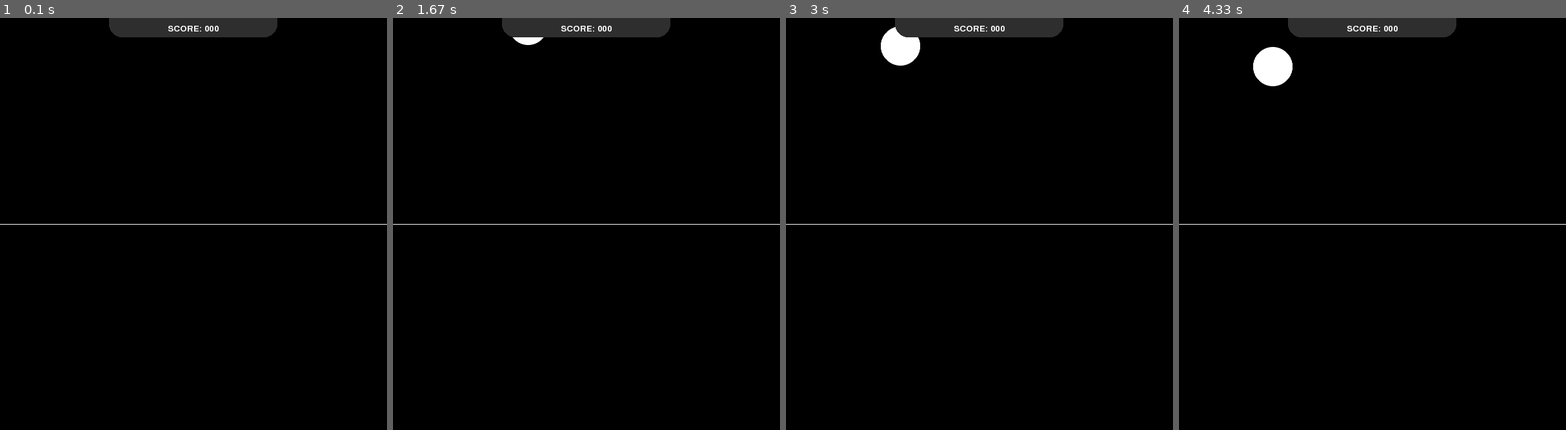
Above: before the commit, frames 1-4 (left to right).
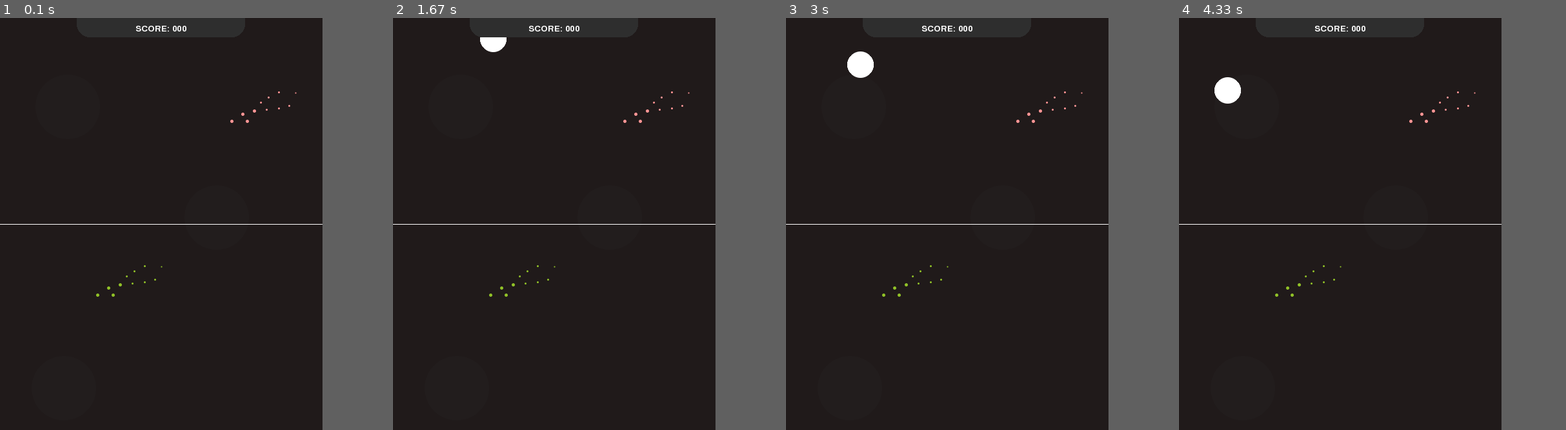
Above: after the commit, the same moments.

Repository: marcos-development-business/pygame-simple-game
Game: pygame game, started from run.py
Same seed, same stepped clock (60 frames per second), same inputs: the game is played once before the commit and once after it.
Inputs:
- Up to frame 1 (0.1 s): no input
- Up to frame 2 (1.67 s): no input
- Up to frame 3 (3 s): no input
- Up to frame 4 (4.33 s): no input
In our replay, the window is 600x640 before the commit and 500x640 after it. These sizes can differ from the game's own. Grey fills any space a smaller window leaves; there, only what the larger window draws over its background counts as a difference.

The runs differ from the first frame. In frame 1, 81% of the frame differs, in the area x 0-100%, y 0-100%; in frame 2, 81%; in frame 3, 81%; in frame 4, 81%.

Commit message:
add game background

Diff:
--- a/constants.py
+++ b/constants.py
@@ -4,13 +4,12 @@
     display.init()
 
     __dimensions = display.Info()
-    __width = __dimensions.current_w
     __height = __dimensions.current_h
-    __90_percent_screen_width = __height * 0.9
+    __90_percent_screen_height = __height * 0.9
 
-    GAME_WIDTH = min(__width * 0.9, 600)
-    GAME_HEIGHT = __90_percent_screen_width - (__90_percent_screen_width % 10)
-    GAME_VELOCITY = 0.1
+    GAME_WIDTH = 500
+    GAME_HEIGHT = min(__90_percent_screen_height - (__90_percent_screen_height % 10), 700)
+    GAME_VELOCITY = 0.2
     SIZE = (GAME_WIDTH, GAME_HEIGHT)
     BREAKPOINT = GAME_HEIGHT // 2
     MAX_DISTANCE_TO_PARTICLES = 300
--- a/run.py
+++ b/run.py
@@ -17,6 +17,7 @@
 font = pygame.font.SysFont(pygame.font.get_default_font(), 20)
 
 
+
 class Game:
     def __init__(self):
         self.screen = pygame.display.set_mode(Constants.SIZE)
@@ -25,8 +26,12 @@
         self.score = Score(self.screen)
         self.particles = Particles(self.screen)
 
-        start_game_sound = pygame.mixer.Sound('assets/sounds/start_game.wav')
-        start_game_sound.play(0)
+        self.background = pygame.image.load('assets/images/background.png').convert()
+        self.ten_more_point = pygame.mixer.Sound('assets/sounds/10_more_point.wav')
+        self.get_ball_sound = pygame.mixer.Sound('assets/sounds/get_ball.wav')
+        self.start_game_sound = pygame.mixer.Sound('assets/sounds/start_game.wav')
+
+        self.start_game_sound.play(0)
 
         self.create_new_ball()
 
@@ -52,11 +57,9 @@
                     for ball in balls:
                         if ball.check_if_click_is_inside(mouse_click_pos[0], mouse_click_pos[1]) and mouse_click_pos[1] > Constants.BREAKPOINT:
                             if (self.score.get_score() + 1) % 10 == 0:
-                                ten_more_point = pygame.mixer.Sound('assets/sounds/10_more_point.wav')
-                                ten_more_point.play(0, 1500)
+                                self.ten_more_point.play(0, 1500)
                             else:
-                                get_ball_sound = pygame.mixer.Sound('assets/sounds/get_ball.wav')
-                                get_ball_sound.play(0, 2000)
+                                self.get_ball_sound.play(0, 2000)
                             self.balls.remove_ball(ball.id)
                             self.particles.create(ball.x, ball.y)
                             self.score.increment()
@@ -82,7 +85,7 @@
 
             pygame.display.update()
 
-            self.screen.fill(Constants.Colors.BLACK)
+            self.screen.blit(self.background, (0, 0))
 
 
 if __name__ == '__main__':
Binary file added: assets/images/background.png
